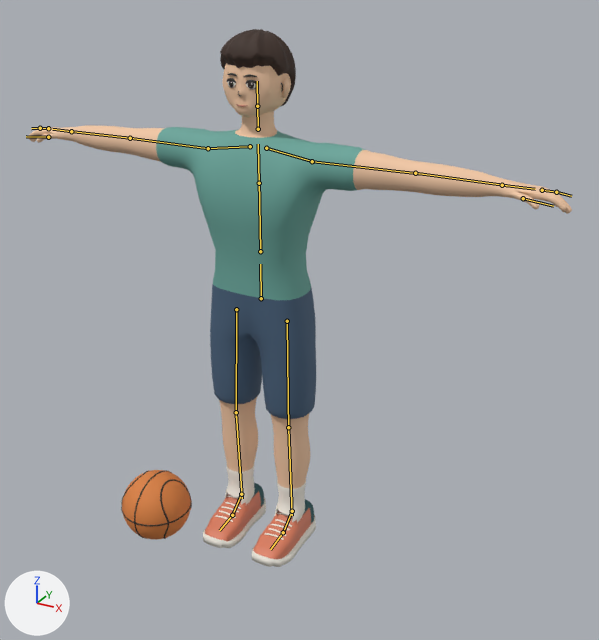
The glTF model 籃球遊戲/public/models/athlete_game.glb as it was, and as the next commit left it.
Both versions are drawn from a 50 mm camera at (1.29, -2.094, 1.894) aimed at (0.212, -0.135, 0.915). The axes (+X, +Y, +Z) are drawn at lower left. The lights are the same throughout. The picture after the commit comes second. The bones that bend it are drawn over the model as lines.

In view in the first picture: 'Athlete', 'Ball'.
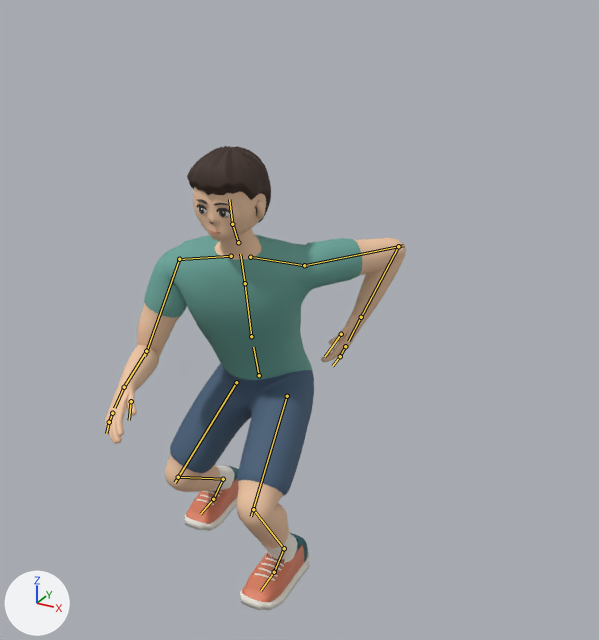
The newer file adds an action. The first version stands in its rest pose; the second is drawn at frame 7 of the action 'Steal'.

Where the change shows, as pixel boxes (x1, y1, x2, y2) in the pictures (599 x 640 px):
'Athlete', posed (45% narrower, 14% shorter): before (28, 29, 572, 567); after (105, 146, 406, 611)
'Ball', posed (not visible afterwards): before (121, 470, 192, 540)
bone 'hips', root to tip: before (261, 298) to (260, 264); after (259, 375) to (253, 347)
bone 'spine', root to tip: before (260, 251) to (259, 179); after (251, 336) to (244, 280)
bone 'chest', root to tip: before (259, 183) to (258, 144); after (245, 283) to (240, 254)
bone 'neck', root to tip: before (258, 129) to (257, 104); after (238, 242) to (232, 222)
bone 'head', root to tip: before (257, 106) to (257, 81); after (232, 224) to (229, 199)
bone 'upper_arm.L', root to tip: before (312, 161) to (422, 174); after (304, 265) to (403, 245)
bone 'forearm.L', root to tip: before (415, 173) to (507, 185); after (398, 246) to (359, 321)
bone 'hand.L', root to tip: before (502, 185) to (535, 189); after (361, 317) to (348, 341)
bone 'upper_arm.R', root to tip: before (208, 148) to (126, 137); after (179, 259) to (145, 356)
bone 'forearm.R', root to tip: before (130, 138) to (68, 131); after (146, 351) to (122, 389)
bone 'hand.R', root to tip: before (71, 131) to (52, 129); after (124, 387) to (114, 408)
bone 'thigh.L', root to tip: before (287, 321) to (288, 433); after (287, 396) to (251, 516)
bone 'shin.L', root to tip: before (288, 427) to (292, 515); after (253, 509) to (285, 550)
bone 'foot.L', root to tip: before (292, 511) to (282, 534); after (284, 548) to (273, 573)
bone 'thigh.R', root to tip: before (236, 309) to (236, 417); after (236, 382) to (175, 482)
bone 'shin.R', root to tip: before (236, 412) to (242, 498); after (178, 477) to (225, 479)
bone 'foot.R', root to tip: before (241, 494) to (232, 516); after (223, 479) to (213, 500)

Edits to the bpy script that builds the scene:
```text
Change bone_hips:
    where bone_hips = bpy.data.objects['AthleteRig'].pose.bones['hips']
    bone_hips.location: (0.0, 0.0, 0.0) -> (0.04, -0.24, 0.09)
    bone_hips.rotation_quaternion: (1.0, 0.0, 0.0, 0.0) -> (0.993, 0.12, 0.0, 0.0)  # degrees (0, 0, 0) -> degrees (14, 0, 0)
Change bone_spine:
    where bone_spine = bpy.data.objects['AthleteRig'].pose.bones['spine']  # child of 'hips'
    bone_spine.rotation_quaternion: (1.0, 0.0, 0.0, 0.0) -> (0.982, 0.059, 0.171, -0.053)  # degrees (0, 0, 0) -> degrees (6, 20, -5)
Change bone_chest:
    where bone_chest = bpy.data.objects['AthleteRig'].pose.bones['chest']  # child of 'spine'
    bone_chest.rotation_quaternion: (1.0, 0.0, 0.0, 0.0) -> (1.0, 0.03, 0.0, 0.0)  # degrees (0, 0, 0) -> degrees (3, 0, 0)
Change bone_neck:
    where bone_neck = bpy.data.objects['AthleteRig'].pose.bones['neck']  # child of 'chest'
    bone_neck.rotation_quaternion: (1.0, 0.0, 0.0, 0.0) -> (0.984, 0.0, -0.163, 0.073)  # degrees (0, 0, 0) -> degrees (-1, -19, 9)
Change bone_head:
    where bone_head = bpy.data.objects['AthleteRig'].pose.bones['head']  # child of 'neck'
    bone_head.rotation_quaternion: (1.0, 0.0, 0.0, 0.0) -> (0.99, -0.14, 0.0, 0.0)  # degrees (0, 0, 0) -> degrees (-16, 0, 0)
Change bone_upper_arm_l:
    where bone_upper_arm_l = bpy.data.objects['AthleteRig'].pose.bones['upper_arm.L']  # child of 'shoulder.L'
    bone_upper_arm_l.rotation_quaternion: (1.0, 0.0, 0.0, 0.0) -> (0.892, -0.201, 0.349, 0.207)  # degrees (0, 0, 0) -> degrees (-18, 45, 19)
Change bone_forearm_l:
    where bone_forearm_l = bpy.data.objects['AthleteRig'].pose.bones['forearm.L']  # child of 'upper_arm.L'
    bone_forearm_l.rotation_quaternion: (1.0, 0.0, 0.0, 0.0) -> (0.543, -0.317, 0.063, -0.775)  # degrees (0, 0, 0) -> degrees (-29, -25, -103)
Change bone_hand_l:
    where bone_hand_l = bpy.data.objects['AthleteRig'].pose.bones['hand.L']  # child of 'forearm.L'
    bone_hand_l.rotation_quaternion: (1.0, 0.0, 0.0, 0.0) -> (0.99, -0.003, -0.139, -0.023)  # degrees (0, 0, 0) -> degrees (0, -16, -3)
Change bone_upper_arm_r:
    where bone_upper_arm_r = bpy.data.objects['AthleteRig'].pose.bones['upper_arm.R']  # child of 'shoulder.R'
    bone_upper_arm_r.rotation_quaternion: (1.0, 0.0, 0.0, 0.0) -> (0.736, -0.57, 0.365, 0.018)  # degrees (0, 0, 0) -> degrees (-84, 34, -28)
Change bone_forearm_r:
    where bone_forearm_r = bpy.data.objects['AthleteRig'].pose.bones['forearm.R']  # child of 'upper_arm.R'
    bone_forearm_r.rotation_quaternion: (1.0, 0.0, 0.0, 0.0) -> (0.682, -0.096, -0.275, 0.671)  # degrees (0, 0, 0) -> degrees (-31, -14, 93)
Change bone_hand_r:
    where bone_hand_r = bpy.data.objects['AthleteRig'].pose.bones['hand.R']  # child of 'forearm.R'
    bone_hand_r.rotation_quaternion: (1.0, 0.0, 0.0, 0.0) -> (0.987, -0.075, -0.116, -0.081)  # degrees (0, 0, 0) -> degrees (-8, -14, -8)
Change bone_thigh_l:
    where bone_thigh_l = bpy.data.objects['AthleteRig'].pose.bones['thigh.L']  # child of 'hips'
    bone_thigh_l.rotation_quaternion: (1.0, 0.0, 0.0, 0.0) -> (0.834, -0.543, -0.012, -0.094)  # degrees (0, 0, 0) -> degrees (-66, -7, -8)
Change bone_shin_l:
    where bone_shin_l = bpy.data.objects['AthleteRig'].pose.bones['shin.L']  # child of 'thigh.L'
    bone_shin_l.rotation_quaternion: (1.0, 0.0, 0.0, 0.0) -> (0.739, 0.667, 0.009, 0.094)  # degrees (0, 0, 0) -> degrees (84, -6, 9)
Change bone_foot_l:
    where bone_foot_l = bpy.data.objects['AthleteRig'].pose.bones['foot.L']  # child of 'shin.L'
    bone_foot_l.rotation_quaternion: (1.0, 0.0, 0.0, 0.0) -> (0.963, -0.27, 0.015, -0.01)  # degrees (0, 0, 0) -> degrees (-31, 1, -2)
Change bone_thigh_r:
    where bone_thigh_r = bpy.data.objects['AthleteRig'].pose.bones['thigh.R']  # child of 'hips'
    bone_thigh_r.rotation_quaternion: (1.0, 0.0, 0.0, 0.0) -> (0.928, -0.322, 0.024, 0.183)  # degrees (0, 0, 0) -> degrees (-37, 9, 19)
Change bone_shin_r:
    where bone_shin_r = bpy.data.objects['AthleteRig'].pose.bones['shin.R']  # child of 'thigh.R'
    bone_shin_r.rotation_quaternion: (1.0, 0.0, 0.0, 0.0) -> (0.767, 0.624, -0.096, -0.116)  # degrees (0, 0, 0) -> degrees (78, 0, -17)
Change bone_foot_r:
    where bone_foot_r = bpy.data.objects['AthleteRig'].pose.bones['foot.R']  # child of 'shin.R'
    bone_foot_r.rotation_quaternion: (1.0, 0.0, 0.0, 0.0) -> (0.891, -0.452, 0.032, -0.022)  # degrees (0, 0, 0) -> degrees (-54, 2, -4)
```
